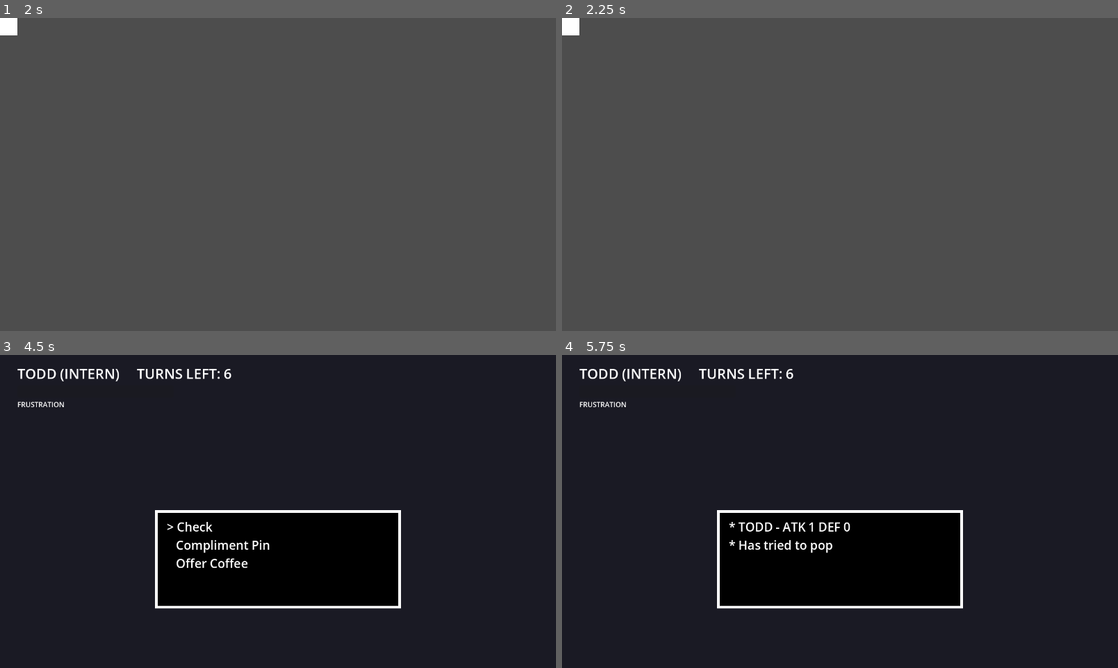
Above: before the commit, frames 1-4 (two rows, left to right).
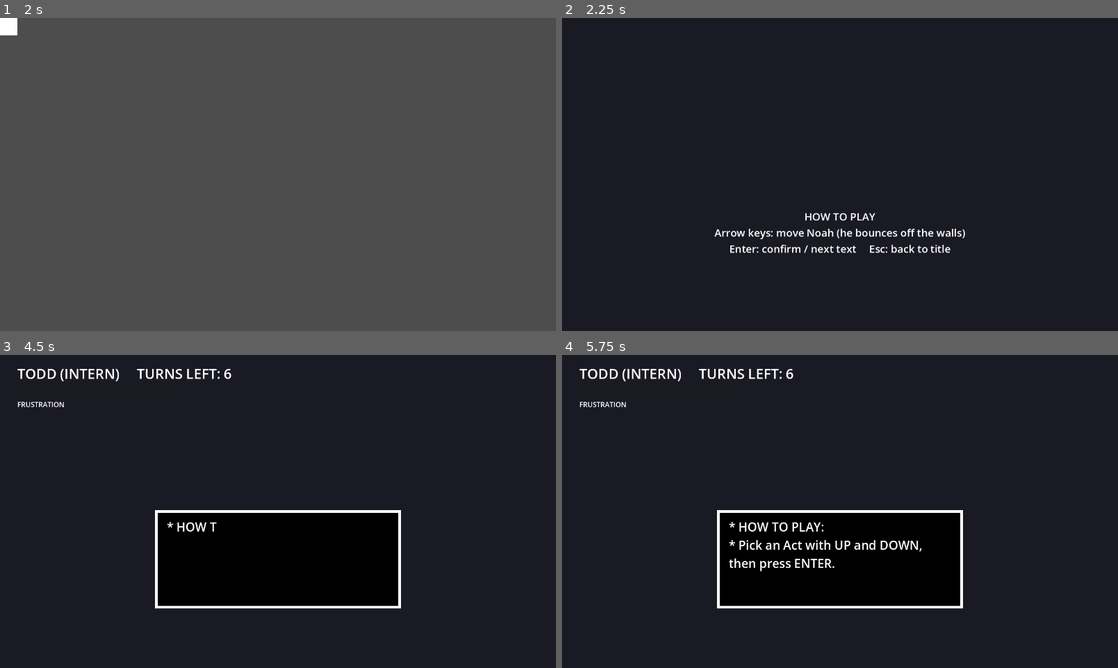
Above: after the commit, the same moments.

Repository: NosyMonty/sorry--i-m-rubber
Game: Godot game, scene res://scenes/ending.tscn
Same seed, same stepped clock (60 frames per second), same inputs: the game is played once before the commit and once after it. This scene is started directly instead of the project's main scene.
Inputs:
- Up to frame 1 (2 s): tap Enter (ui_accept) at 0.5, 0.77, 1.25, 1.52 s; hold Right (ui_right) 0.53-1.28 s; hold Down (ui_down) from 1.28 s (still down)
- Up to frame 2 (2.25 s): tap Enter (ui_accept) at 2 s; release Down (ui_down) at 2.03 s; hold Right (ui_right) from 2.03 s (still down)
- Up to frame 3 (4.5 s): tap Enter (ui_accept) at 2.75, 3.02, 3.5, 3.77, 4.25 s; release Right (ui_right) at 2.78 s; hold Up (ui_up) 2.78-3.53 s; hold Left (ui_left) from 3.53 s (still down)
- Up to frame 4 (5.75 s): tap Enter (ui_accept) at 4.52 s; release Left (ui_left) at 5.03 s; hold Down (ui_down) from 5.03 s (still down)

Frame 1 is identical in both runs. In frame 2, 100% of the frame differs, in the area x 0-100%, y 0-100%; in frame 3, 0.6%; in frame 4, 1.2%.
Error in both runs: Invalid assignment of property or key 'text' with value of type 'String' on a base object of type 'null instance'. (res://scripts/Ending.gd:19)

Commit message:
removed unsued assets, finnished with the title screen and transitions between in and the arena level

Diff:
--- a/assets/UltimateToonSource/shader/stylized.gdshader
+++ /dev/null
@@ -1,109 +0,0 @@
-shader_type spatial;
-
-group_uniforms Shader.Albedo;
-uniform vec4 albedo_color : source_color  = vec4(1.0);
-uniform sampler2D albedo_texture;
-uniform float albedo_affect : hint_range(0.0, 1.0, 0.05) = 0.0;
-
-group_uniforms Shader.Light;
-uniform bool use_stepped = true;
-uniform float steps = 3.0;
-uniform float step_smoothness : hint_range(0.0, 1.0, 0.05) = 0.3;
-uniform vec4 shadow_tint : source_color;
-uniform float shadow_tint_amount : hint_range(0.0, 1.0, 0.1) = 0.4;
-
-group_uniforms Shader.Specular;
-uniform float specular : hint_range(0.0, 1.0, 0.05) = 0.0;
-
-group_uniforms Shader.Normal;
-uniform float normal_strength : hint_range(0.0, 1.0, 0.05) = 0.0;
-uniform sampler2D normal_texture;
-
-group_uniforms Shader.Rim;
-uniform bool use_rim = true;
-uniform vec4 rim_color : source_color = vec4(1.0);
-uniform float rim_amount = 2.0;
-uniform float rim_smoothness = 0.2;
-uniform float rim_mask_shadow : hint_range(0.0, 1.0, 0.05) = 1.0;
-uniform float rim_blend : hint_range(0.0, 1.0, 0.05) = 1.0;
-
-group_uniforms Shader.Pattern;
-uniform bool use_pattern = true;
-uniform sampler2D pattern_texture;
-uniform int pattern_uv_mode : hint_enum("UV", "Screen", "Local Screen") = 2;
-uniform float pattern_tiling = 32.0;
-uniform float pattern_amount : hint_range(0.0, 1.0, 0.05) = 0.5;
-uniform float pattern_smoothness : hint_range(0.0, 1.0, 0.05) = 0.5;
-uniform float pattern_blend : hint_range(0.0, 1.0, 0.05) = 0.2;
-
-varying vec4 node_position;
-
-float fresnel(float amount, vec3 normal, vec3 view)
-{
-	return pow((1.0 - clamp(dot(normalize(normal), normalize(view)), 0.0, 1.0 )), amount);
-}
-
-vec2 pattern_uv(vec2 uv, vec2 screen_uv){
-	vec2 p_uv = uv;
-	if(pattern_uv_mode == 1) { p_uv = screen_uv; }
-	if(pattern_uv_mode == 2) { p_uv = (screen_uv * 2.0 - 1.0) * node_position.w - node_position.xy; }
-	return p_uv;
-}
-
-float shape_value(float value, vec2 uv, vec2 screen_size){
-	float aspect = screen_size.y / screen_size.x;
-	vec2 pattern_uv = uv * pattern_tiling * vec2(1.0, aspect);
-	float shadow_pattern = texture(pattern_texture, pattern_uv).r;
-	shadow_pattern = clamp(smoothstep(shadow_pattern - pattern_smoothness, shadow_pattern + pattern_smoothness, value + pattern_amount), 0.0, value + pattern_amount);
-	return shadow_pattern;
-}
-
-void vertex() {
-	 node_position = (PROJECTION_MATRIX * vec4(NODE_POSITION_VIEW, 1.0));
-}
-
-void fragment() {
-	vec4 albedo = texture(albedo_texture, UV) * albedo_color;
-	vec4 normal_map = texture(normal_texture, UV);
-
-	ALBEDO = albedo.rgb;
-
-	NORMAL_MAP = mix(vec3(0.5,0.5,1.0), normal_map.rgb, normal_strength);
-
-	SPECULAR = specular;
-}
-
-void light () {
-	float ndotl = clamp(dot(NORMAL,LIGHT),0.0,1.0) * ATTENUATION;
-
-	float light = ndotl;
-
-	if(use_stepped){
-		float light_mult = light * steps;
-		float step_base = floor(light_mult);
-		float light_factor = light_mult - step_base;
-
-		light_factor = smoothstep(0.5 - step_smoothness, 0.5 + step_smoothness, light_factor);
-		light = (step_base + light_factor) / steps;
-	}
-
-	if(use_pattern){
-		vec2 p_uv = pattern_uv(UV, SCREEN_UV);
-
-		light = mix(light, shape_value(light, p_uv, VIEWPORT_SIZE), pattern_blend);
-	}
-
-	vec3 diffuse = vec3(pow(light, 1.0)) * (LIGHT_COLOR / PI);
-	diffuse = (shadow_tint.rgb * (1.0 - (light)) * shadow_tint_amount) + diffuse * light;
-
-	if(use_rim){
-		float rim_value = fresnel(rim_amount, NORMAL, VIEW);
-		rim_value = smoothstep(0.5 - (rim_smoothness / 2.0), 0.5 + (rim_smoothness / 2.0), rim_value);
-		rim_value = mix(rim_value, rim_value * light, rim_mask_shadow);
-
-		diffuse += rim_color.rgb * rim_value * rim_blend;
-	}
-
-	DIFFUSE_LIGHT += mix(diffuse, ALBEDO * diffuse, albedo_affect);
-	SPECULAR_LIGHT += vec3(pow(light, 50.0)) * specular;
-}
--- a/scenes/ending.tscn
+++ b/scenes/ending.tscn
@@ -9,7 +9,7 @@
 offset_right = 40.0
 offset_bottom = 40.0
 
-[node name="Textlable" type="Label" parent="." unique_id=313327161]
+[node name="TextLable" type="Label" parent="." unique_id=313327161]
 offset_right = 40.0
 offset_bottom = 23.0
 
--- a/scenes/title.tscn
+++ b/scenes/title.tscn
@@ -6,19 +6,33 @@
 script = ExtResource("1_4ignj")
 
 [node name="Background" type="ColorRect" parent="." unique_id=312115275]
-offset_right = 40.0
-offset_bottom = 40.0
+offset_right = 1280.0
+offset_bottom = 720.0
+color = Color(0.101960786, 0.101960786, 0.14117648, 1)
 
 [node name="TitleLable" type="Label" parent="." unique_id=1899923936]
-offset_right = 40.0
-offset_bottom = 23.0
+offset_top = 220.0
+offset_right = 1280.0
+offset_bottom = 360.0
 
 [node name="SubtitleLabel" type="Label" parent="." unique_id=1153118252]
-offset_right = 40.0
-offset_bottom = 23.0
+offset_top = 370.0
+offset_right = 1280.0
+offset_bottom = 420.0
+
+[node name="ControlsLabel" type="Label" parent="." unique_id=1843327015]
+offset_top = 440.0
+offset_right = 1280.0
+offset_bottom = 590.0
+theme_override_font_sizes/font_size = 24
+text = "HOW TO PLAY
+Arrow keys: move Noah (he bounces off the walls)
+Enter: confirm / next text     Esc: back to title"
+horizontal_alignment = 1
 
 [node name="PromptLabel" type="Label" parent="." unique_id=2101596886]
-offset_right = 40.0
-offset_bottom = 23.0
+offset_top = 620.0
+offset_right = 1280.0
+offset_bottom = 660.0
 
 [node name="Music" type="AudioStreamPlayer" parent="." unique_id=190514548]
--- a/scripts/Gamedata.gd
+++ b/scripts/Gamedata.gd
@@ -21,6 +21,10 @@
 		"intro": [
 			"* Noah Sinclair just wants a sick day.\n* All he needs is one tiny injury.",
 			"* Todd the intern blocks the way.\n* He is holding a single pin.",
+			"* HOW TO PLAY:\n* Pick an Act with UP and DOWN, then press ENTER.",
+			"* When the dodge starts, steer Noah with the ARROW KEYS.\n* He's rubber, so he slides and bounces off the walls.",
+			"* Getting hit can't hurt him. Bullets bounce back and make the enemy more frustrated.",
+			"* Fill the Frustration bar, then find the Act that works. Watch your turns!",
 		],
 		"turn_lines": [
 			"* Todd lunges again. Nothing happens.",
Binary file removed: assets/Mossy Assets/Mossy Tileset/Mossy - BackgroundDecoration.png
Not shown, removed: assets/Mossy Assets/Mossy Tileset/Mossy - BackgroundDecoration.png.import
Binary file removed: assets/Mossy Assets/Mossy Tileset/Mossy - Decorations&Hazards.png
Not shown, removed: assets/Mossy Assets/Mossy Tileset/Mossy - Decorations&Hazards.png.import
Binary file removed: assets/Mossy Assets/Mossy Tileset/Mossy - FloatingPlatforms.png
Not shown, removed: assets/Mossy Assets/Mossy Tileset/Mossy - FloatingPlatforms.png.import
Binary file removed: assets/Mossy Assets/Mossy Tileset/Mossy - Hanging Plants.png
Not shown, removed: assets/Mossy Assets/Mossy Tileset/Mossy - Hanging Plants.png.import
Binary file removed: assets/Mossy Assets/Mossy Tileset/Mossy - MossyHills.png
Not shown, removed: assets/Mossy Assets/Mossy Tileset/Mossy - MossyHills.png.import
Binary file removed: assets/Mossy Assets/Mossy Tileset/Mossy - TileSet.png
Not shown, removed: assets/Mossy Assets/Mossy Tileset/Mossy - TileSet.png.import
(and 265 more such lines)
